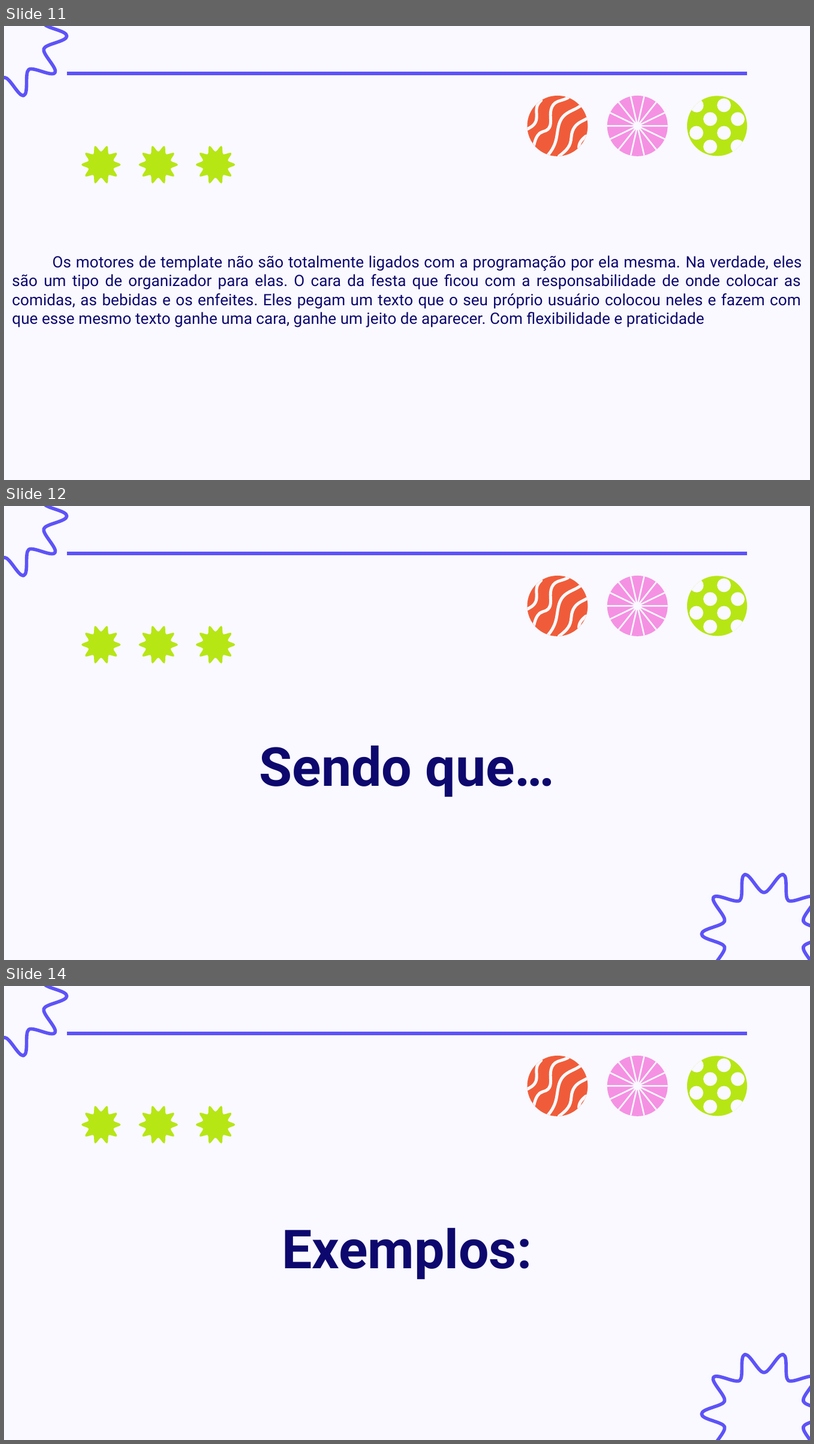
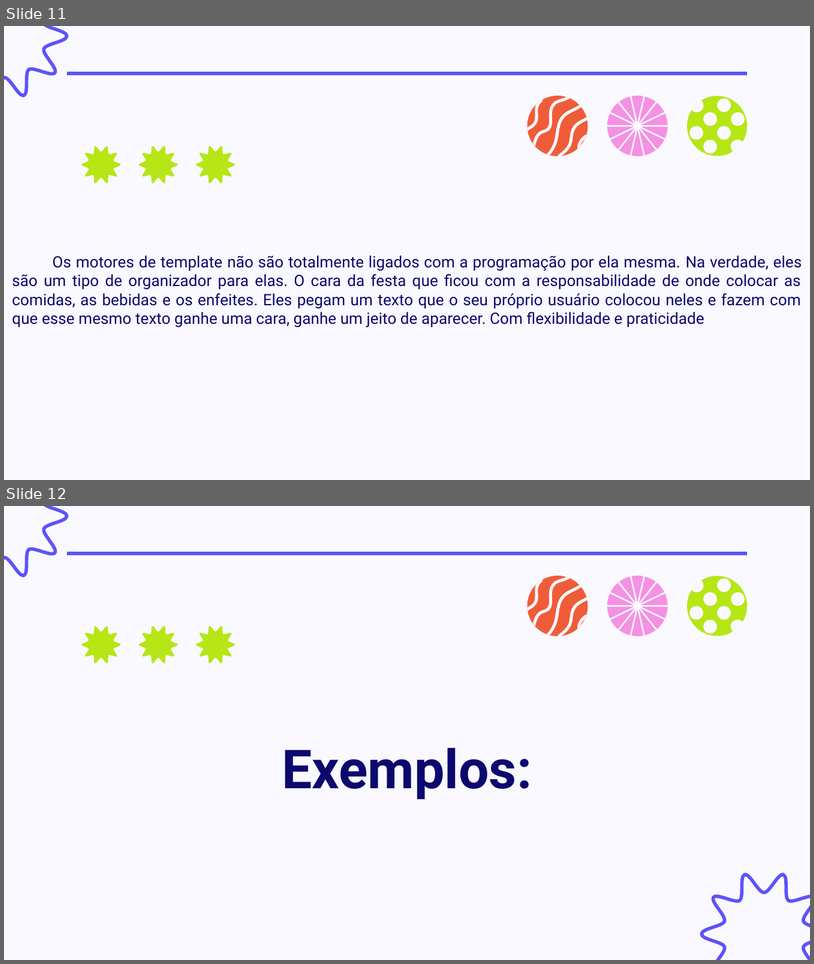
Before and after one commit to MatheusHMafra/dot.js, a slide deck: Apresentação de Programação Web.pptx. Shown one above the other, each under a label of ours: slides 11, 12 and 14 before the commit, slides 11 and 12 after it; the slides between them are not shown. The pictures are 814x1444 and 814x964 pixels, drawn with LibreOffice and Linux fonts; fonts in the diff are those of the drawing. Boxes give left, top, right and bottom in pixels: in the first picture for what was removed or moved away, otherwise in the second. Text is boxed around its words. In the diff, an @@ line names an element or a change of style, - is before the commit and + after.

```diff
--- a/Apresentação de Programação Web.pptx
+++ b/Apresentação de Programação Web.pptx
@@ slide 12 removed at [4, 506, 810, 960], background #F9F9FF; not listed: 2 template elements that a slide beside it also shows @@
@@ freeform shape removed at [81, 626, 121, 663] @@
@@ freeform shape removed at [138, 626, 178, 663] @@
@@ freeform shape removed at [196, 626, 236, 663] @@
@@ group removed at [527, 576, 747, 636]: 17 freeform shapes @@
@@ title removed at [260, 745, 555, 797] @@
-Sendo que…
@@ freeform shape removed at [702, 874, 810, 960] @@
@@ what was slide 14 is now slide 12 @@
```
Also in this commit, not shown: 1 other slide removed.
